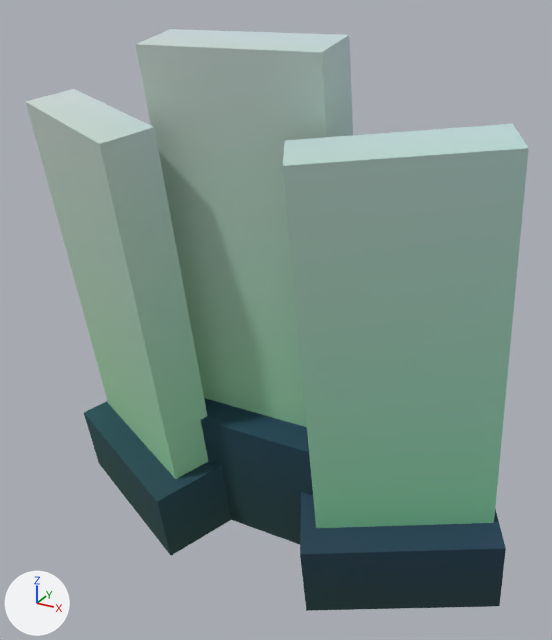
Renders of the glTF model assets/kit/bell_fragment.glb from each side of a commit.
The view is the same before and after, from a camera (50 mm lens) standing at (0.34, -0.656, 0.551) and looking at (0.013, -0.061, 0.254). Every picture has the same lights, and +X, +Y and +Z are marked at lower left. The first picture is the older version. Vertices at exactly the same position are counted once.

Objects in the first picture: 'frag_lip', 'frag_wall'.
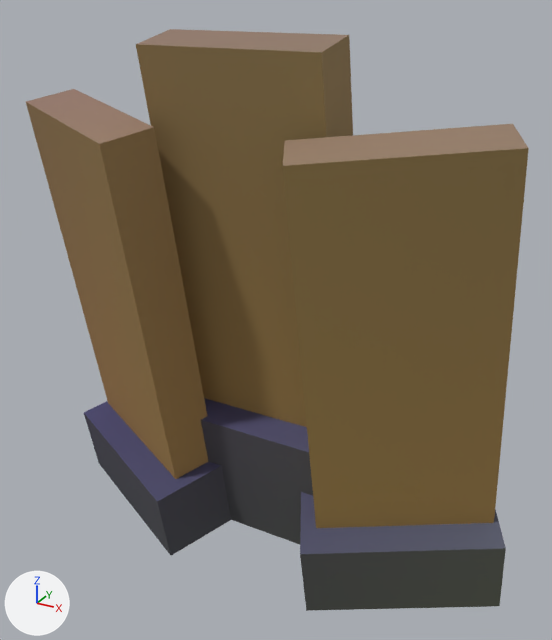
What differs and where, as boxes (x1, y1, x2, y2) in the pictures (552 x 640 px):
'frag_wall', surface changed, recoloured (darker)
    both: (26, 29, 529, 528)
part 1 of me_frag_wall, recoloured (green to beige)
    both: (99, 39, 529, 527)
part 2 of me_frag_wall, recoloured (darker)
    both: (26, 29, 528, 166)
part 3 of me_frag_wall, recoloured (darker)
    both: (26, 35, 528, 528)
part 4 of me_frag_lip, recoloured
    both: (201, 420, 506, 611)
part 5 of me_frag_lip, recoloured (cyan to blue)
    both: (84, 398, 309, 501)
part 6 of me_frag_lip, recoloured (lighter)
    both: (300, 492, 506, 554)
part 7 of me_frag_lip, recoloured
    both: (84, 414, 231, 555)

The change, as a list of edits to the scene's bpy script:
```text
Change mat_m_bronze:
    where n2 = _N.new('ShaderNodeMix'); n2.name = 'Mix'
    n2.inputs[7].default_value: (0.8, 0.8, 0.8, 1.0) -> (0.38, 0.27, 0.14, 1.0)  # 'B', white #e7e7e7 -> 'B', brown #a68e69
Change me_frag_wall:
    where me_frag_wall.from_pydata(...)  # 24 vertices, 36 faces; spans x -0.236..0.236, y -0.18..0.025, z -0.018..0.515
    used by ob_frag_wall; location = (0.0, 0.0, 0.0)
    me_frag_wall part 1: 18 faces centred in x -0.222..0.222, y -0.097..0.008, z -0.01..0.175 are repainted in the vertex colours; the middle colour goes from green #9df2b3 to beige #ffe9b9
    me_frag_wall part 2: 6 faces centred in x -0.171..0.178, y -0.141..-0.091, z 0.441..0.512 are repainted in the vertex colours; the middle colour goes from white #d8ede9 to pale blue #e4defc
    me_frag_wall part 3: 12 faces centred in x -0.229..0.229, y -0.136..-0.042, z 0.286..0.345 are repainted in the vertex colours; the middle colour goes from pale green #d2eee6 to pale yellow #eadfc7
Change me_frag_lip:
    where me_frag_lip.from_pydata(...)  # 24 vertices, 36 faces; spans x -0.254..0.254, y -0.142..0.035, z -0.025..0.149
    used by ob_frag_lip; location = (0.0, 0.0, 0.0)
    me_frag_lip part 4: 17 faces centred in x -0.095..0.241, y -0.11..0.023, z -0.009..0.09 are repainted in the vertex colours; the middle colour goes from cyan #70c0b5 to light grey #cbcfc1
    me_frag_lip part 5: 4 faces centred in x -0.171..0.032, y -0.089..-0.025, z 0.069..0.143 are repainted in the vertex colours; the middle colour goes from cyan #5ed3e5 to blue #c1b8fa
    me_frag_lip part 6: 3 faces centred in x -0.032..0.184, y -0.062..0.014, z 0.075..0.101 are repainted in the vertex colours; the middle colour goes from cyan #66c4e6 to pale blue #cdcef3
    me_frag_lip part 7: 12 faces centred in x -0.241..-0.032, y -0.11..0.003, z -0.014..0.057 are repainted in the vertex colours; the middle colour goes from green #70d3b5 to grey #b8b7be
```
